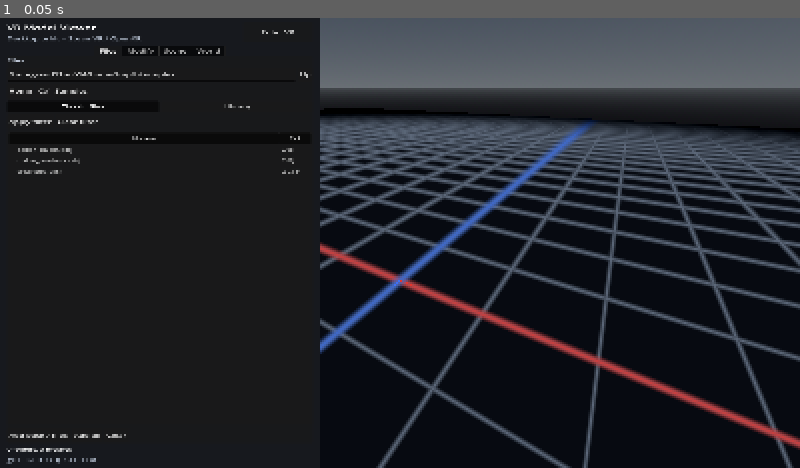
Above: before the commit, frame 1.
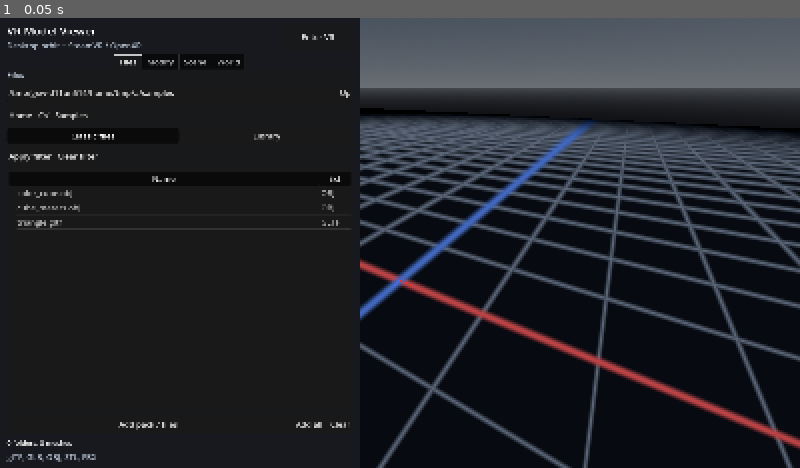
Above: after the commit, the same moment.

Repository: Sainin3D/VRViewer
Game: Godot game, scene res://scenes/main.tscn
The game is run twice, just before and just after one commit, with the same random seed, the same clock (stepped at 60 frames per second) and the same inputs.
Inputs:
- Up to frame 1 (0.05 s): no input

The runs differ from the first frame. In frame 1, 4.3% of the frame differs, in the area x 0-45%, y 0-100%.

Commit message:
Improve 2D dashboard reachability with scroll and sticky Add pack.
Widen the desktop panel, fit the UI viewport to window height, scroll tab bodies in 2D, and pin Add pack / Clear under Files so bottom controls stay reachable.

Diff:
--- a/scripts/main.gd
+++ b/scripts/main.gd
@@ -1,8 +1,8 @@
 extends Node
 
 const SETTINGS_PATH := "user://viewer.cfg"
-const PANEL_WIDTH := 640.0
-const UI_DESKTOP := Vector2i(640, 1280)
+const PANEL_WIDTH := 720.0
+const UI_DESKTOP := Vector2i(720, 1600)
 const UI_VR := Vector2i(1920, 1480)
 
 var _world: Node3D
@@ -44,6 +44,10 @@
 var _col_scene: VBoxContainer
 var _col_world: VBoxContainer
 var _tabs: TabContainer
+var _files_page: VBoxContainer
+var _files_scroll: ScrollContainer
+var _files_load_row: HBoxContainer
+var _tab_scrolls: Array = []
 var _parts_list: ItemList
 var _parts_status: Label
 var _btn_unlink: Button
@@ -245,22 +249,35 @@
 	_tabs.size_flags_horizontal = Control.SIZE_EXPAND_FILL
 	_tabs.tab_alignment = TabBar.ALIGNMENT_CENTER
 	shell.add_child(_tabs)
-
+	_tab_scrolls.clear()
+
+	# Files: scrollable body + sticky load row so Add pack stays reachable in 2D.
+	_files_page = VBoxContainer.new()
+	_files_page.name = "Files"
+	_files_page.add_theme_constant_override("separation", 8)
+	_files_page.size_flags_horizontal = Control.SIZE_EXPAND_FILL
+	_files_page.size_flags_vertical = Control.SIZE_EXPAND_FILL
+	_files_scroll = ScrollContainer.new()
+	_files_scroll.size_flags_vertical = Control.SIZE_EXPAND_FILL
+	_files_scroll.size_flags_horizontal = Control.SIZE_EXPAND_FILL
+	_files_scroll.horizontal_scroll_mode = ScrollContainer.SCROLL_MODE_DISABLED
 	_col_files = _build_files_column()
-	_col_files.name = "Files"
-	_tabs.add_child(_col_files)
+	_col_files.size_flags_horizontal = Control.SIZE_EXPAND_FILL
+	_files_scroll.add_child(_col_files)
+	_files_page.add_child(_files_scroll)
+	_files_load_row = _build_files_load_row()
+	_files_page.add_child(_files_load_row)
+	_tabs.add_child(_files_page)
+	_tab_scrolls.append(_files_scroll)
 
 	_col_modify = _build_modify_column()
-	_col_modify.name = "Modify"
-	_tabs.add_child(_col_modify)
+	_tabs.add_child(_wrap_tab_scroll("Modify", _col_modify))
 
 	_col_scene = _build_scene_column()
-	_col_scene.name = "Scene"
-	_tabs.add_child(_col_scene)
+	_tabs.add_child(_wrap_tab_scroll("Scene", _col_scene))
 
 	_col_world = _build_world_column()
-	_col_world.name = "World"
-	_tabs.add_child(_col_world)
+	_tabs.add_child(_wrap_tab_scroll("World", _col_world))
 
 	_col_tools = _col_world
 
@@ -282,6 +299,7 @@
 	_ui.add_child(_file_dialog)
 
 	_apply_ui_mode(false)
+	_fit_desktop_viewport()
 	if _assembly and not _assembly.changed.is_connected(_refresh_parts_list):
 		_assembly.changed.connect(_refresh_parts_list)
 
@@ -304,6 +322,44 @@
 	_vr_button.custom_minimum_size = Vector2(140, 44)
 	header.add_child(_vr_button)
 	return header
+
+
+
+func _wrap_tab_scroll(tab_name: String, body: Control) -> ScrollContainer:
+	var sc := ScrollContainer.new()
+	sc.name = tab_name
+	sc.size_flags_horizontal = Control.SIZE_EXPAND_FILL
+	sc.size_flags_vertical = Control.SIZE_EXPAND_FILL
+	sc.horizontal_scroll_mode = ScrollContainer.SCROLL_MODE_DISABLED
+	body.size_flags_horizontal = Control.SIZE_EXPAND_FILL
+	sc.add_child(body)
+	_tab_scrolls.append(sc)
+	return sc
+
+
+func _build_files_load_row() -> HBoxContainer:
+	var load_row := HBoxContainer.new()
+	load_row.add_theme_constant_override("separation", 8)
+	_btn_add_pack = _btn("Add pack / files", _load_selected)
+	_btn_add_pack.size_flags_horizontal = Control.SIZE_EXPAND_FILL
+	load_row.add_child(_btn_add_pack)
+	_btn_add_all = _btn("Add all", _load_all)
+	load_row.add_child(_btn_add_all)
+	load_row.add_child(_btn("Clear", func(): _assembly.clear(); _refresh_parts_list()))
+	return load_row
+
+
+func _fit_desktop_viewport() -> void:
+	## Match UI SubViewport height to the game window so 2D isn't a tiny fixed canvas.
+	if _ui_viewport == null or _vr_wide:
+		return
+	var win_h := int(get_window().size.y)
+	var h := clampi(win_h, 960, 2000)
+	var w := int(PANEL_WIDTH)
+	if _ui_viewport.size.x != w or _ui_viewport.size.y != h:
+		_ui_viewport.size = Vector2i(w, h)
+	if _desktop_host:
+		_desktop_host.offset_right = PANEL_WIDTH
 
 
 func _build_files_column() -> VBoxContainer:
@@ -404,13 +460,7 @@
 	_file_list.item_mouse_selected.connect(_on_file_mouse_selected)
 	col.add_child(_file_list)
 
-	var load_row := HBoxContainer.new()
-	_btn_add_pack = _btn("Add pack / files", _load_selected)
-	load_row.add_child(_btn_add_pack)
-	_btn_add_all = _btn("Add all", _load_all)
-	load_row.add_child(_btn_add_all)
-	load_row.add_child(_btn("Clear", func(): _assembly.clear(); _refresh_parts_list()))
-	col.add_child(load_row)
+	# Load / Clear live in the sticky footer outside the scroll (_build_files_load_row).
 	return col
 
 
@@ -754,16 +804,27 @@
 		_close_color_mixer()
 
 
+func _notification(what: int) -> void:
+	if what == NOTIFICATION_WM_SIZE_CHANGED or what == NOTIFICATION_APPLICATION_FOCUS_IN:
+		if not _vr_wide:
+			_fit_desktop_viewport()
+
+
 func _apply_ui_mode(wide: bool) -> void:
 	if _ui_viewport == null or _tabs == null:
 		return
-	_ui_viewport.size = UI_VR if wide else UI_DESKTOP
 	_vr_wide = wide
+	if wide:
+		_ui_viewport.size = UI_VR
+	else:
+		_fit_desktop_viewport()
 	if _desktop_host:
 		_desktop_host.offset_right = PANEL_WIDTH
+		_desktop_host.visible = not wide
 	var btn_h := 52 if wide else 44
-	var list_h := 420 if wide else 280
-	var preview_h := 240 if wide else 160
+	# Desktop: smaller list mins + scroll so Add pack stays on-screen.
+	var list_h := 420 if wide else 180
+	var preview_h := 240 if wide else 120
 	if _file_list:
 		_file_list.custom_minimum_size = Vector2(0, list_h)
 		_file_list.add_theme_font_size_override("font_size", 18 if wide else 16)
@@ -784,6 +845,18 @@
 		_btn_add_pack.add_theme_font_size_override("font_size", 18 if wide else 16)
 	if _btn_recenter_board:
 		_btn_recenter_board.visible = wide
+	# Desktop tabs scroll; VR board is sized to fit so keep scroll off when possible.
+	for sc in _tab_scrolls:
+		if sc is ScrollContainer:
+			sc.vertical_scroll_mode = (
+				ScrollContainer.SCROLL_MODE_DISABLED if wide else ScrollContainer.SCROLL_MODE_AUTO
+			)
+	if _files_scroll:
+		_files_scroll.vertical_scroll_mode = (
+			ScrollContainer.SCROLL_MODE_DISABLED if wide else ScrollContainer.SCROLL_MODE_AUTO
+		)
+	if _files_load_row:
+		_files_load_row.visible = true
 	if _files_keyboard:
 		_files_keyboard.visible = wide
 	if not wide and _keyboard_grid:
